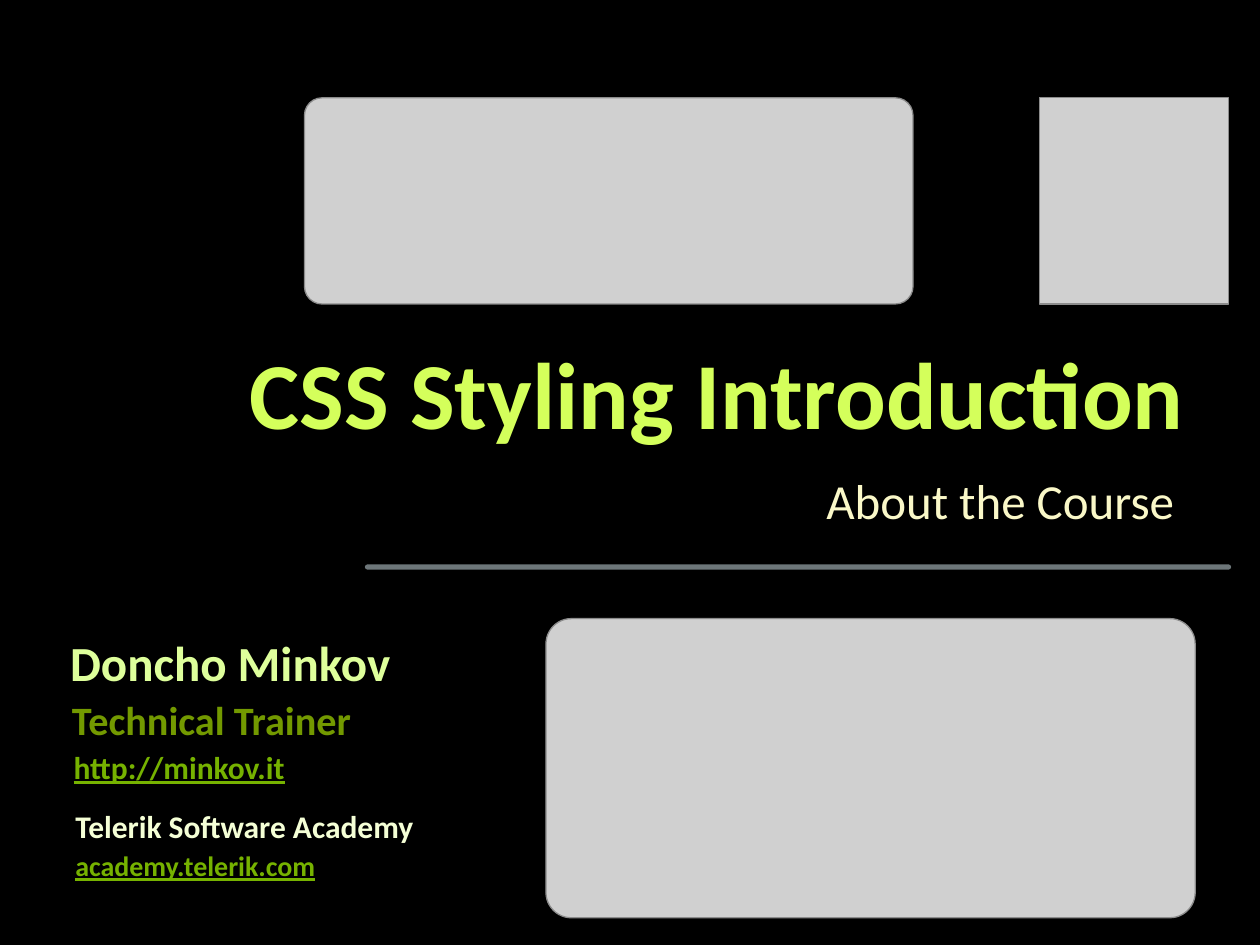
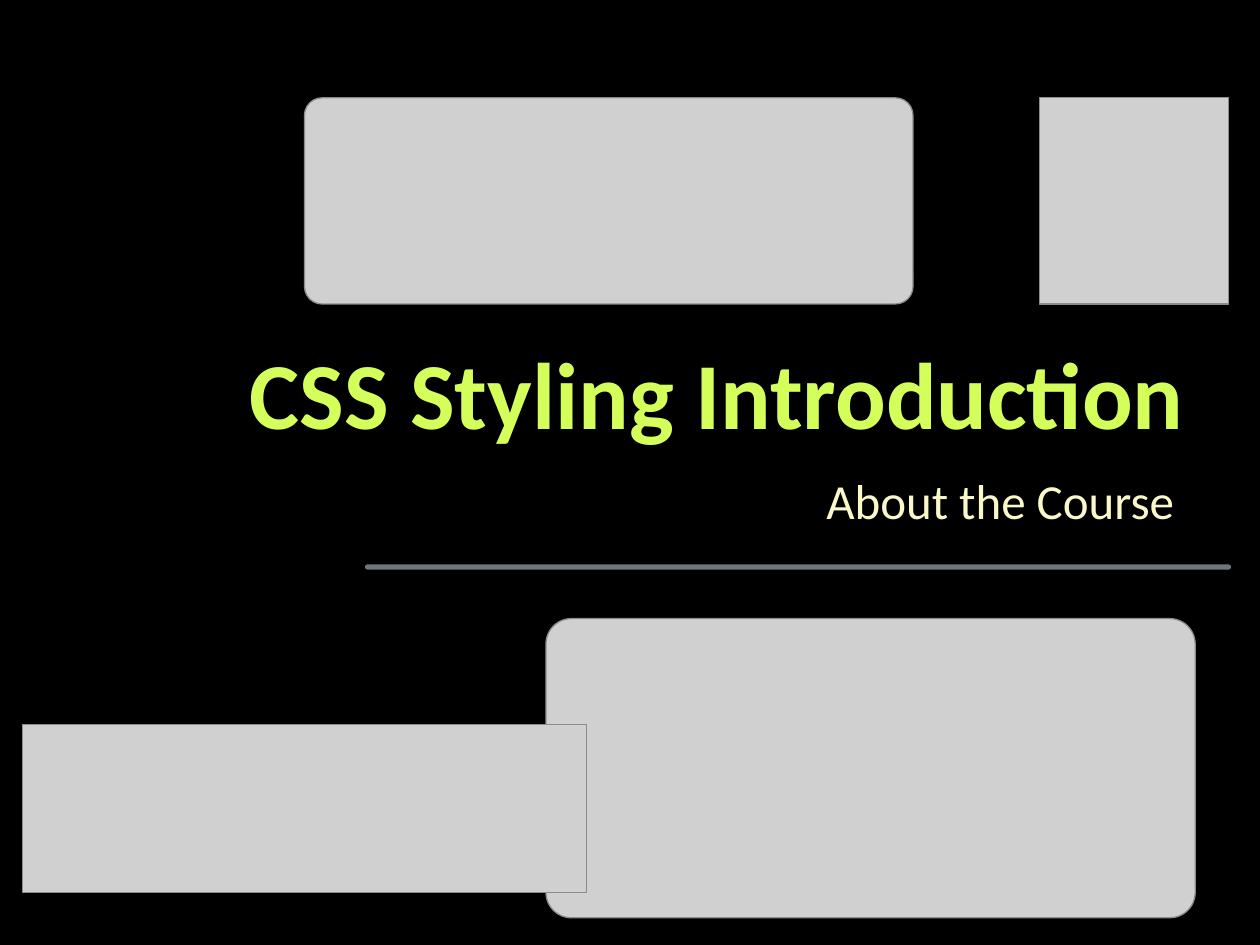
Before and after one commit to StefanSinapov/TelerikAcademy, a slide deck: slide 1 of 5. CSS/Lectures/0. CSS-Course-Introduction.pptx. Drawn at 1260x945 pixels with LibreOffice and Linux fonts; fonts in the diff are those of the drawing; grey boxes stand for pictures; background and template pictures are left out. Boxes give left, top, right and bottom in pixels: in the first picture for what was removed or moved away, otherwise in the second. Text is boxed around its words. In the diff, an @@ line names an element or a change of style, - is before the commit and + after.

```diff
--- a/5. CSS/Lectures/0. CSS-Course-Introduction.pptx
+++ b/5. CSS/Lectures/0. CSS-Course-Introduction.pptx
@@ text removed at box(70, 646, 391, 682) @@
-Doncho Minkov
@@ text removed at box(72, 707, 351, 736) @@
-Technical Trainer
@@ picture added at box(23, 724, 586, 892) @@
@@ text removed at box(74, 757, 285, 784) @@
-http://minkov.it
@@ text removed at box(75, 816, 413, 843) @@
-Telerik Software Academy
@@ text removed at box(75, 856, 315, 881) @@
-academy.telerik.com
```
Also in this commit, not shown: 4 other slides changed, 1 slide added, 3 slides removed, 1 other file.
